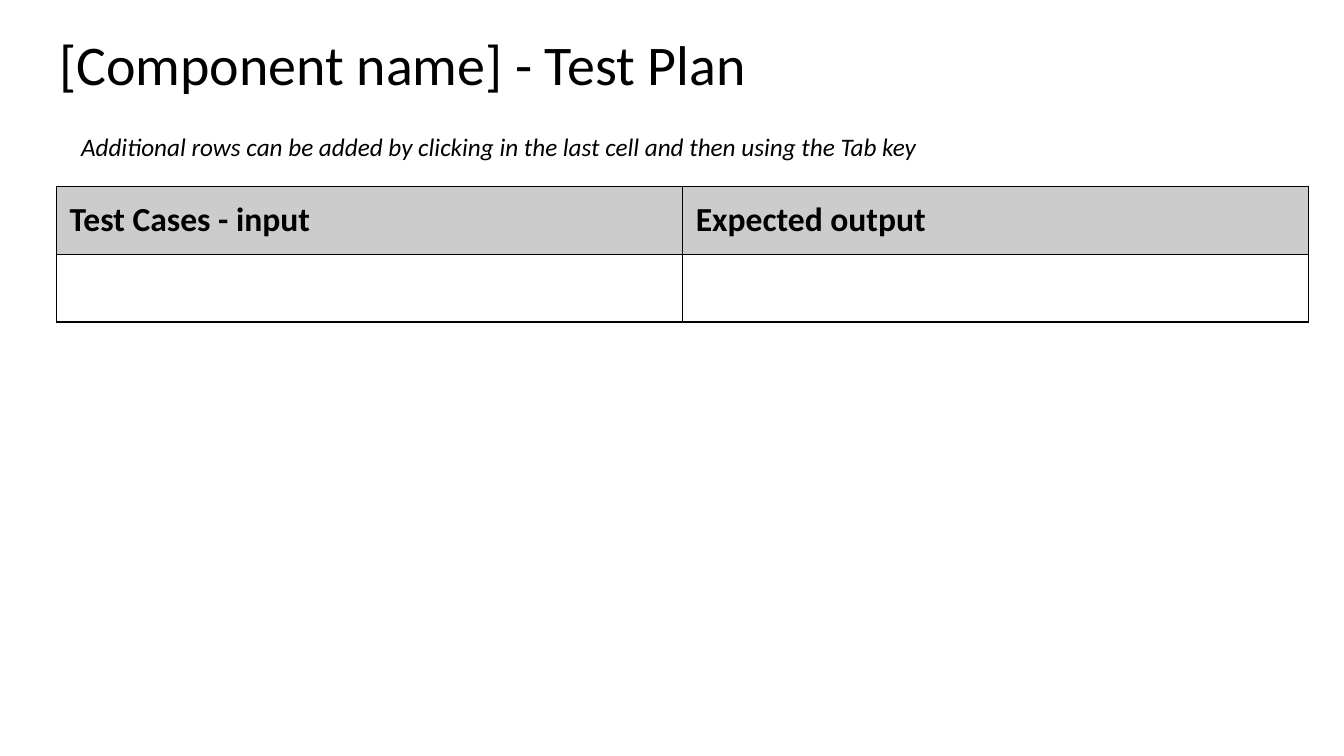
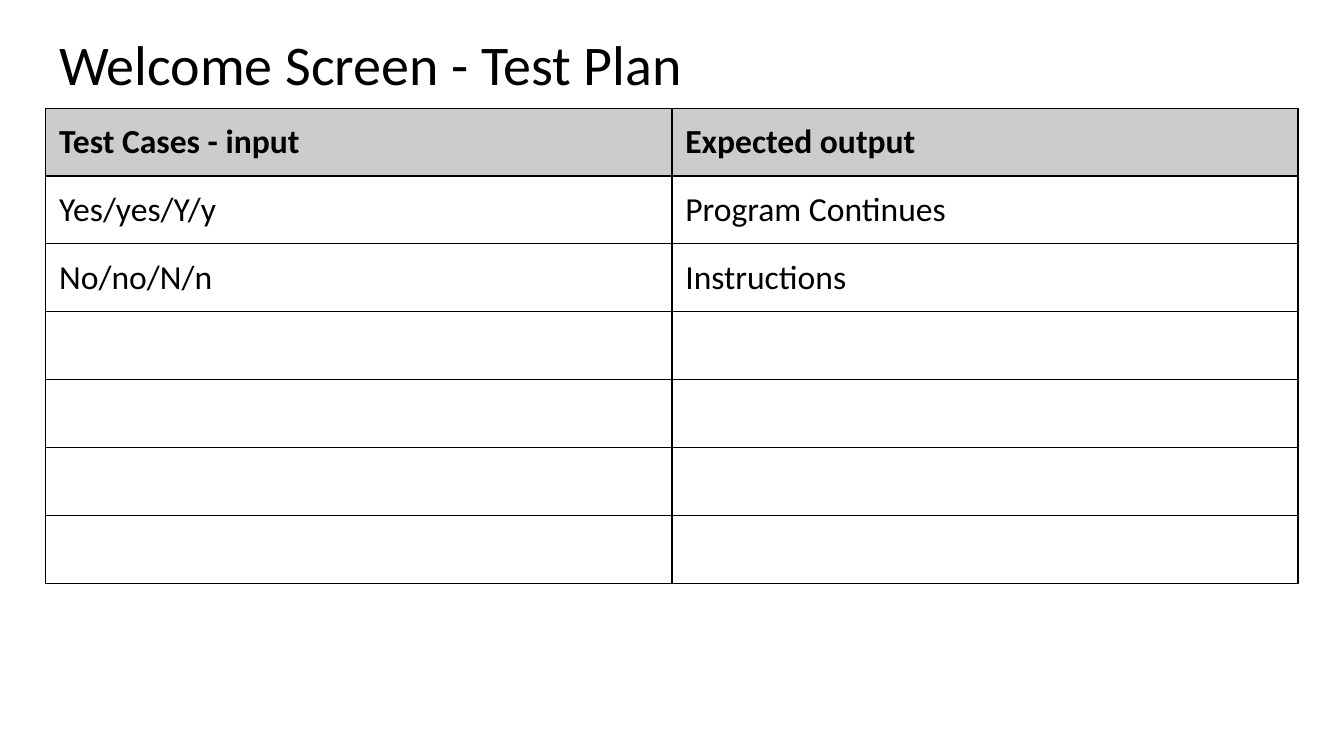
Before and after one commit to joshbatmiddleton/1.7-and-1.8-Assesment, a slide deck: slide 6 of main_folder/1.7 and 1.8 documentation.pptx. Drawn at 1344x756 pixels with LibreOffice and Linux fonts; fonts in the diff are those of the drawing. Boxes give left, top, right and bottom in pixels: in the first picture for what was removed or moved away, otherwise in the second. Text is boxed around its words. In the diff, an @@ line names an element or a change of style, - is before the commit and + after.

```diff
--- a/main_folder/1.7 and 1.8 documentation.pptx
+++ b/main_folder/1.7 and 1.8 documentation.pptx
@@ title at [59, 46, 682, 86]: text changed @@
-[Component name] - Test Plan
+Welcome Screen - Test Plan
@@ table at [45, 108, 1298, 583] @@
+row 2: Yes/yes/Y/y | Program Continues
+row 3: No/no/N/n | Instructions
+row 5:  | 
+row 6:  | 
+row 7:  | 
@@ table: place and size @@
-table at [56, 187, 1309, 321]
+table at [45, 108, 1298, 583]
@@ text removed at [81, 138, 916, 161] @@
-Additional rows can be added by clicking in the last cell and then using the Tab key
```
Also in this commit, not shown: 1 other slide changed, 1 slide added, 1 slide removed, 4 other files.
